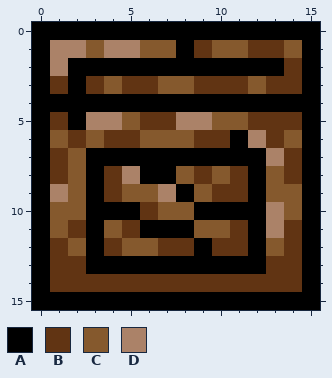
File history of a pixel-art sprite, Assets/Singles (Misc)/Puzzle Mechanics/Recievers/Wooden Crate.png. Above, as it was before the edit.
The file is 16x16 pixels.
Palette (. is transparent): A #000000  B #613413  C #85592d  D #ab8268
Pixels before, first column x 0:
 0 AAAAAAAAAAAAAAAA
 1 ADDCDDCCABCCBBCA
 2 ADAAAAAAAAAAAABA
 3 ABABCBBCCBBBCBBA
 4 AAAAAAAAAAAAAAAA
 5 ABADDCBBDDCCBBBA
 6 ACBCBBCCCBBADBCA
 7 ABCAAAAAAAAAADBA
 8 ABCABDAACBCBACBA
 9 ADCABCCDACBBACCA
10 ACCAAABCCAAAADCA
11 ACBACBAAACCBADBA
12 ABCABCCBBABBACBA
13 ABBAAAAAAAAAABBA
14 ABBBBBBBBBBBBBBA
15 AAAAAAAAAAAAAAAA
Now the later version:
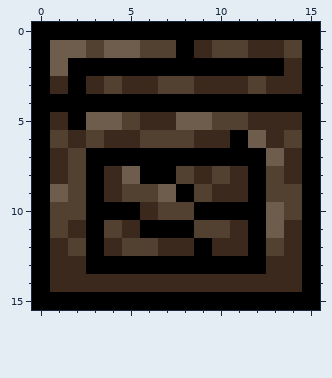
From old to new:
Colour B changes from #613413 to #3b291e.
Colour C changes from #85592d to #524030.
Colour D changes from #ab8268 to #6e5d4d.
